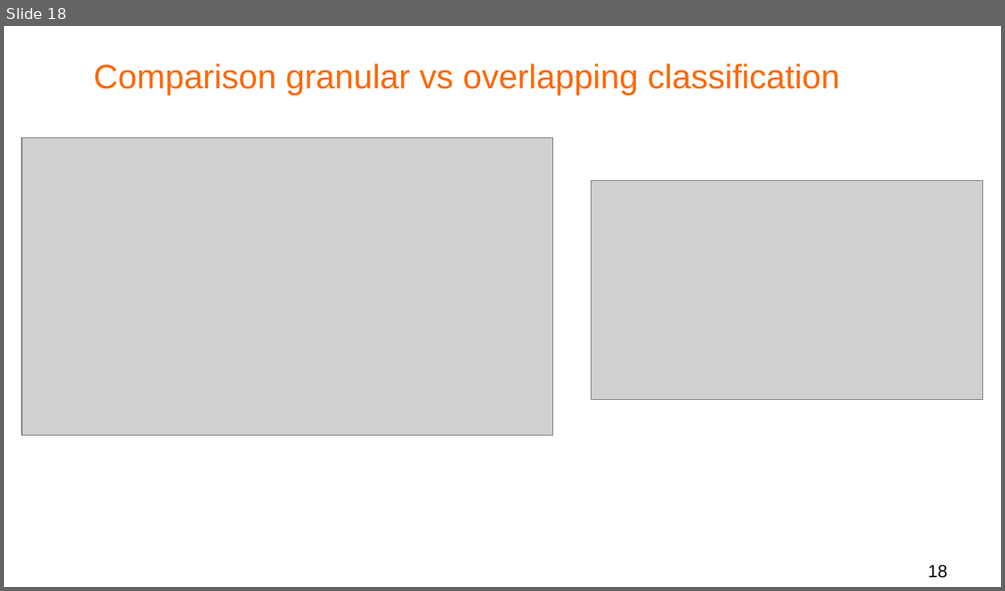
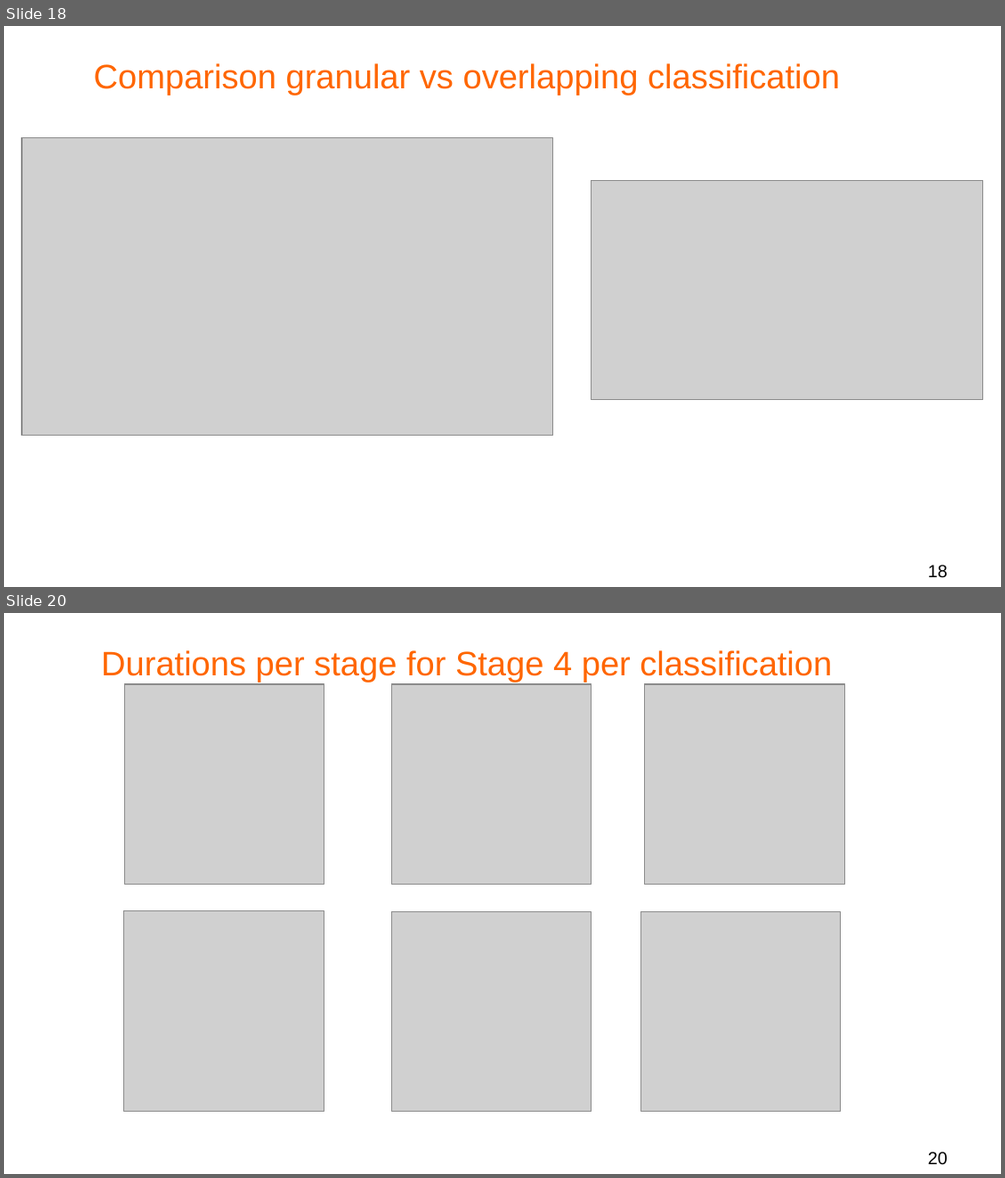
Before and after one commit to bldl/js-proposals, a slide deck: Data Analysis/Presentation/tc39 proposals observations.odp. Shown one above the other, each under a label of ours: slide 18 before the commit, slides 18 and 20 after it; the slides between them are not shown. The pictures are 1005x591 and 1005x1178 pixels, drawn with LibreOffice and Linux fonts; fonts in the diff are those of the drawing; grey boxes stand for pictures; background and template pictures are left out. Boxes give left, top, right and bottom in pixels: in the first picture for what was removed or moved away, otherwise in the second. Text is boxed around its words. In the diff, an @@ line names an element or a change of style, - is before the commit and + after.

Commit message:
create plots for stage 4

```diff
--- a/Data Analysis/Presentation/tc39 proposals observations.odp
+++ b/Data Analysis/Presentation/tc39 proposals observations.odp
@@ slide 20 added at [4, 613, 1001, 1174], background #FFFFFF @@
@@ title added at [101, 650, 832, 682], 27 pt, text #FF6600 @@
+Durations per stage for Stage 4 per classification
@@ picture added at [125, 684, 325, 884] @@
@@ picture added at [392, 684, 592, 884] @@
@@ picture added at [646, 684, 845, 884] @@
@@ picture added at [124, 911, 325, 1112] @@
@@ picture added at [392, 911, 592, 1111] @@
@@ picture added at [640, 911, 841, 1111] @@
@@ page number added at [928, 1151, 947, 1165], 14 pt, text #000000 @@
+20
```
Also in this commit, not shown: 1 slide changed, 15 other files.
